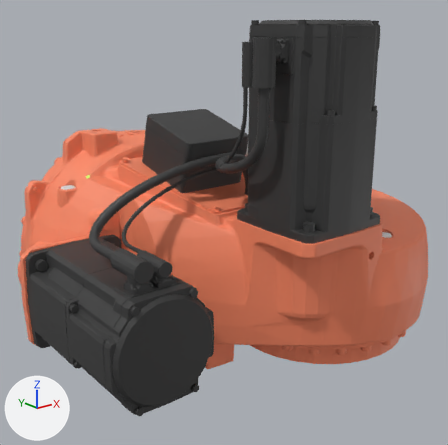
What one commit did to the OBJ model docs/public/sim/models/kuka_vcmx/KR_50_R2500/A1.obj.
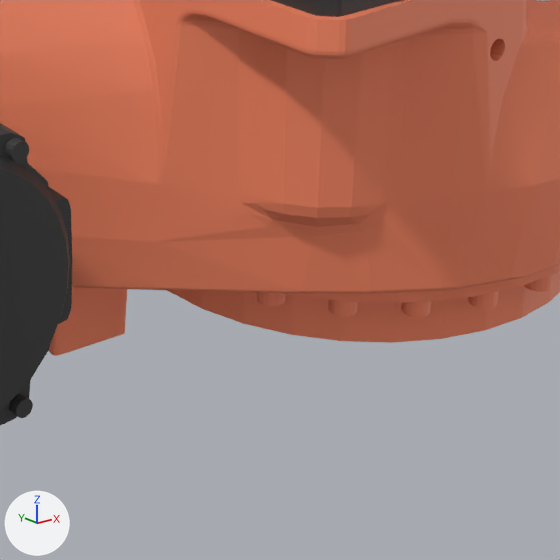
Each version appears first whole from a 50 mm lens placed at (-0.566, -1.246, 0.384), pointed at (0.06, -0.464, 0.071), and next in a close-up on the part from 42% to 88% of the width and 53% to 100% of the height. Every picture has the same lights, and +X, +Y and +Z are marked at lower left. The last two pictures show the newer version. Where no turn or scale is listed for an object, it has been applied to the vertices. Vertices at exactly the same position are counted once.

Script lines for the objects in view, before the commit:
```python
me_a1 = bpy.data.meshes.new('A1')
me_a1.from_pydata(...)  # 34061 vertices, 59954 faces; spans x -0.271..0.353, y -0.754..-0.17, z -0.217..0.394
me_a1.materials.append(mat_mat_0)  # orange #fb8965
me_a1.materials.append(mat_mat_1)  # orange #fb8965
me_a1.materials.append(mat_mat_2)  # orange #fb8965
me_a1.materials.append(mat_mat_3)  # green #e7ff7c
me_a1.materials.append(mat_mat_5)  # white #ffffff
me_a1.materials.append(mat_mat_6)  # white #e7e7e7
me_a1.materials.append(mat_mat_7)  # white #e7e7e7
me_a1.materials.append(mat_mat_8)  # dark grey #383838
me_a1.materials.append(mat_mat_9)  # dark grey #383838
me_a1.materials.append(mat_mat_10)  # dark grey #383838
ob_a1 = bpy.data.objects.new('A1', me_a1)
ob_a1.location = (0.0, 0.0, 0.0)
```
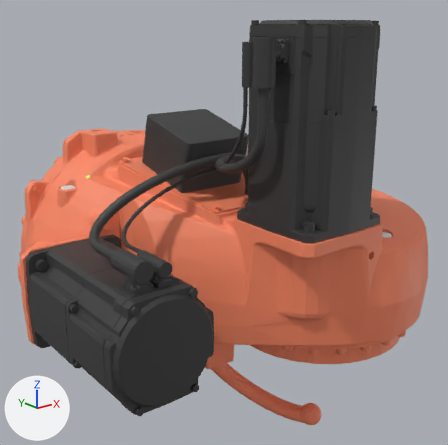
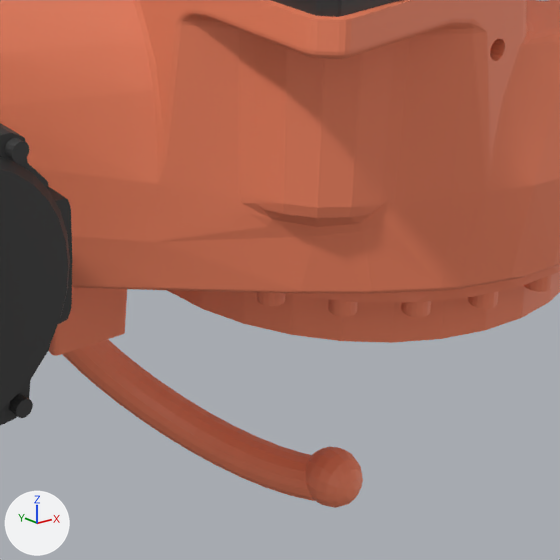
The change in detail:
me_a1 is used by ob_a1; location (0.0, 0.0, 0.0).
me_a1 had 34061 vertices, 59954 faces and spanned x -0.271..0.353, y -0.754..-0.17, z -0.217..0.394.
me_a1 now has 34843 vertices, 61198 faces and spans x -0.271..0.353, y -0.754..-0.17, z -0.315..0.394.
me_a1 part 1: 782 vertices added at x 0.011..0.195, y -0.595..-0.398, z -0.315..-0.109.
Other edits to the shape of me_a1 do not show in these pictures.

Changed parts and their boxes [x1, y1, x2, y2] in the close-ups (560 x 560 px):
'A1', reshaped: before [0, 0, 560, 425]; after [0, 0, 560, 508]
part 1 of me_a1, added (orange): after [62, 339, 363, 508]
